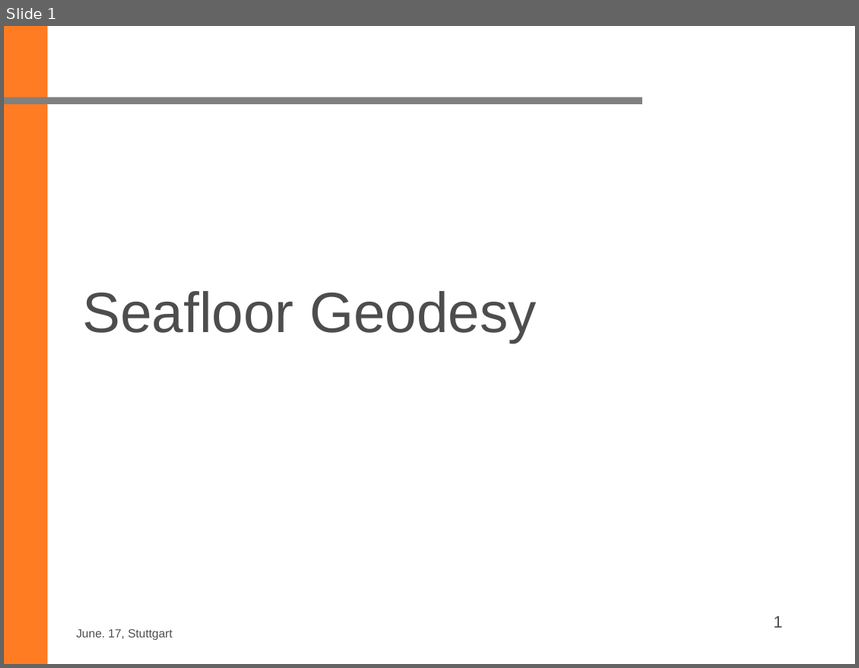
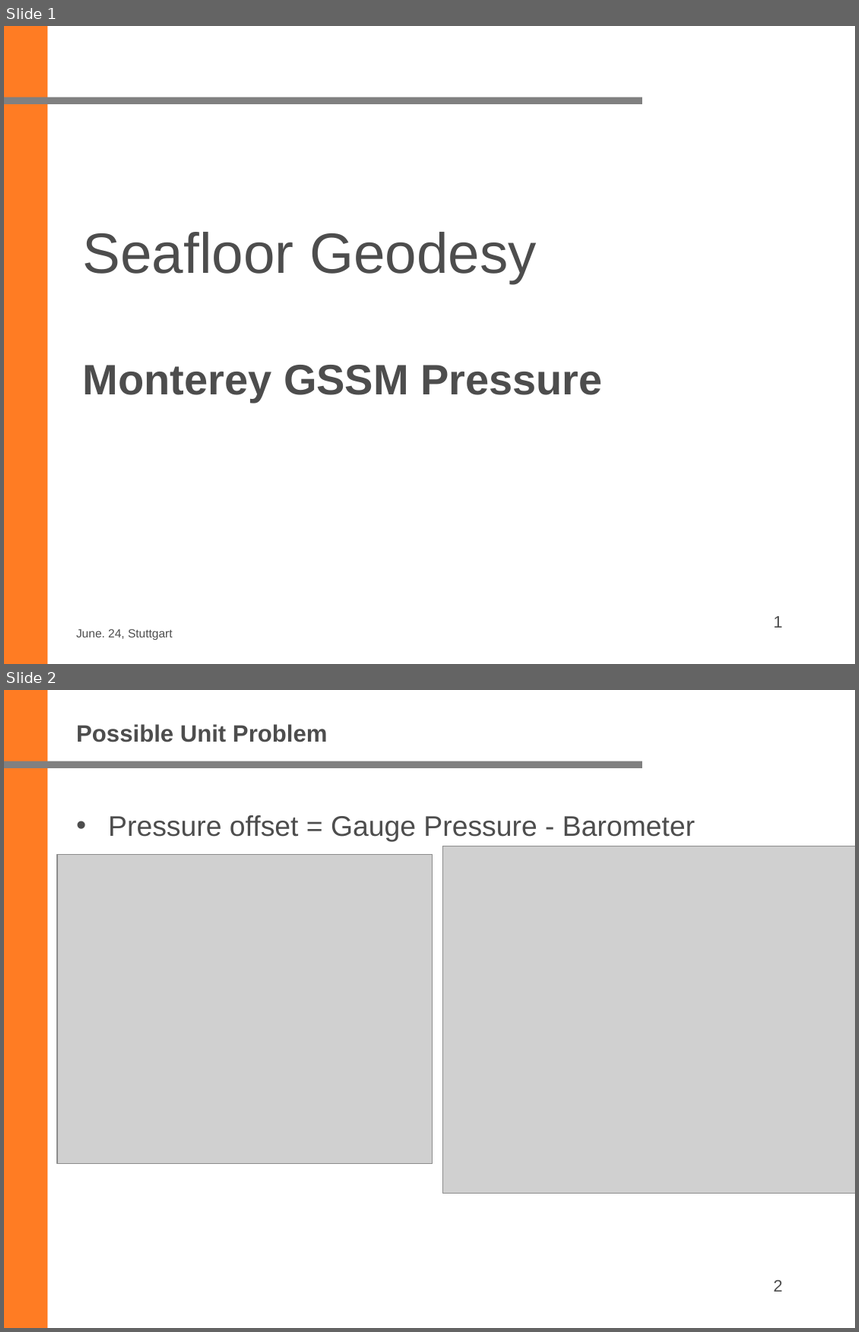
Before and after one commit to ziqing97/2.Master-SeafloorGeodesyUebung, a slide deck: 4/Muster.pptx. Shown one above the other, each under a label of ours: slide 1 before the commit, slides 1 and 2 after it. The pictures are 859x668 and 859x1332 pixels, drawn with LibreOffice and Linux fonts; fonts in the diff are those of the drawing; grey boxes stand for pictures; background and template pictures are left out. Boxes give left, top, right and bottom in pixels: in the first picture for what was removed or moved away, otherwise in the second. Text is boxed around its words. In the diff, an @@ line names an element or a change of style, - is before the commit and + after.

```diff
--- a/4/Muster.pptx
+++ b/4/Muster.pptx
@@ slide 2 added at (x1=4, y1=690, x2=855, y2=1328), background #FFFFFF; not listed: 2 template elements that a slide beside it also shows @@
@@ title added at (x1=76, y1=724, x2=328, y2=742), 20 pt, text #4D4D4D, bold @@
+Possible Unit Problem
@@ text added at (x1=108, y1=815, x2=695, y2=841), 24 pt, text #4D4D4D @@
+• Pressure offset = Gauge Pressure - Barometer
@@ picture added at (x1=443, y1=846, x2=855, y2=1193) @@
@@ picture added at (x1=56, y1=854, x2=432, y2=1164) @@
@@ page number added at (x1=774, y1=1281, x2=783, y2=1292), 14 pt, text #4D4D4D @@
+2
@@ slide 1 changed as well @@
@@ title at (x1=83, y1=232, x2=603, y2=402): text changed; size 48 to 36 pt; bold on @@
-Seafloor Geodesy
+Seafloor Geodesy
+Monterey GSSM Pressure
@@ text at (x1=76, y1=629, x2=173, y2=640): text changed @@
-June. 17, Stuttgart
+June. 24, Stuttgart
```
Also in this commit, not shown: 2 other slides changed, 3 other slides added, 13 other files.
